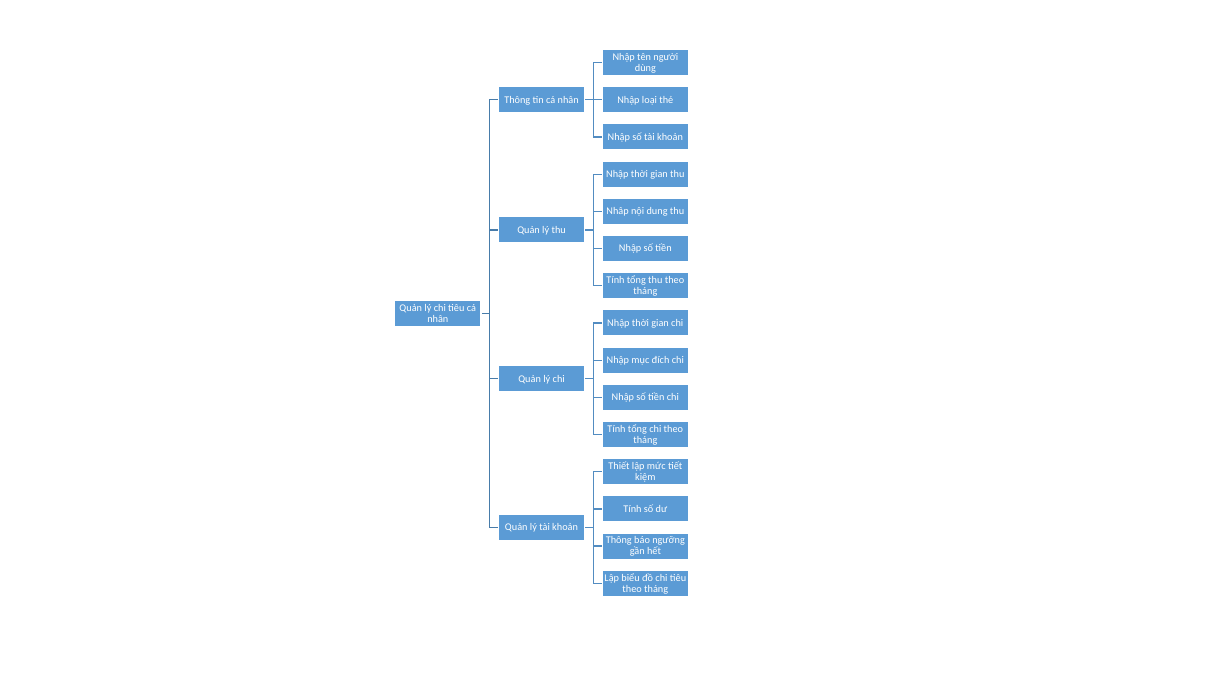
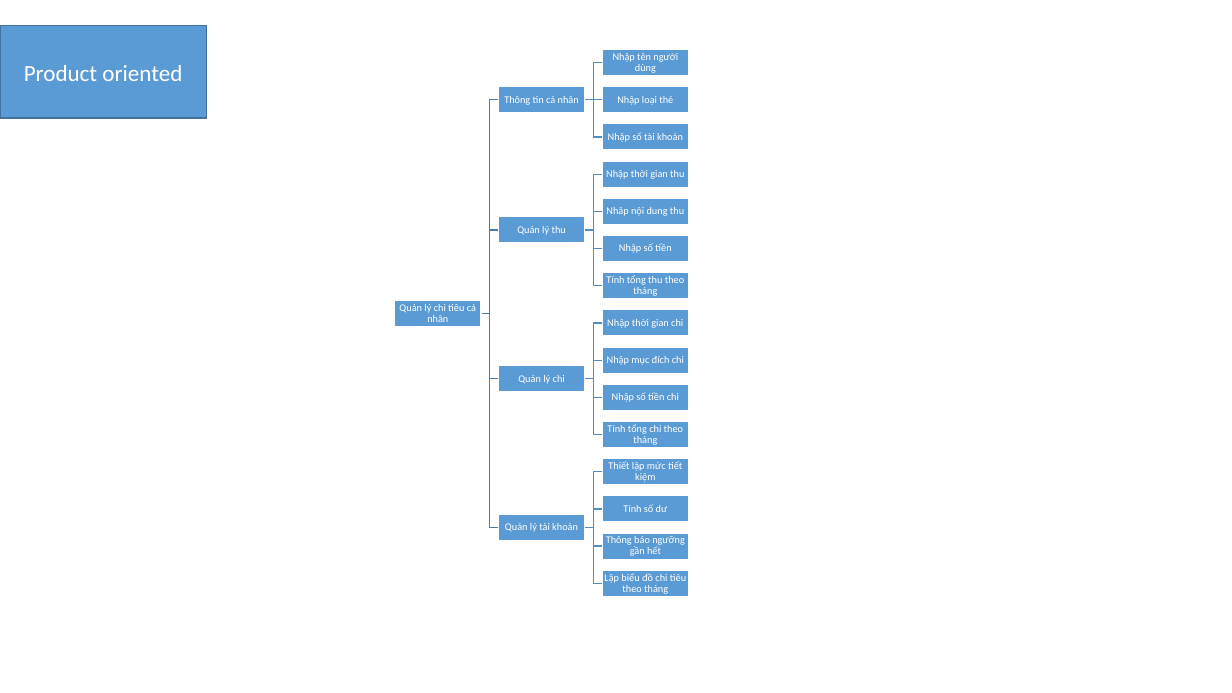
Before and after one commit to Laintn/43K22T02, a slide deck: slide 1 of WBS-43K22T02.pptx. Drawn at 1232x693 pixels with LibreOffice and Linux fonts; fonts in the diff are those of the drawing. Boxes give left, top, right and bottom in pixels: in the first picture for what was removed or moved away, otherwise in the second. Text is boxed around its words. In the diff, an @@ line names an element or a change of style, - is before the commit and + after.

```diff
--- a/WBS-43K22T02.pptx
+++ b/WBS-43K22T02.pptx
@@ rectangle added at [0,26,206,118], fill #5B9BD5, outline #43739E 1 pt, 18 pt, text #FFFFFF @@
+Product oriented
```
Also in this commit, not shown: 1 other slide changed.
